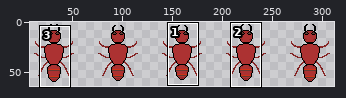
One commit to this sprite sheet: assets/Basic Ant Idle.png. Above: a wide view before the commit, with the close-up outlined.
Close-up. Before the commit:
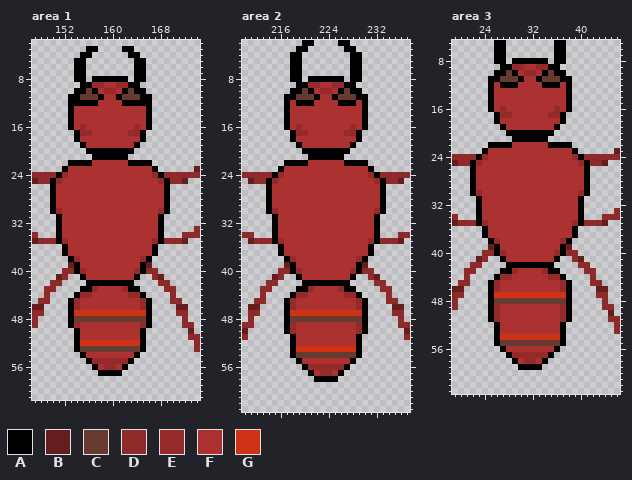
The file is 320x64 pixels. Shown: area 1: x 147..174, y 2..61; area 2: x 210..237, y 2..63; area 3: x 19..46, y 5..63. The wide view leaves out empty margins. The commit also changed other parts of the picture, which this record leaves out.
Palette (. is transparent): A #000000  B #651e1e  C #663931  D #8e2a2a  E #942a2a  F #ac3232  G #d03216
Pixels before, area 1, first column x 147:
 3 .........AA....AA...........
 4 ........AA......AA..........
 5 .......AA........AA.........
 6 .......AA........AA.........
 7 .......AA........AA.........
 8 .......AA.AAAAAA.AA.........
 9 ........AAEEFFEEAA..........
10 .......AACAFEEFACAA.........
11 ......AACCCAFFACCCAA........
12 ......AAAAAFFFFAAAAA........
13 ......AFFFFFFFFFFFFA........
14 ......AFFFFFFFFFFFFA........
15 ......AFFFFFFFFFFFFA........
16 ......AFEFFFFFFFFEFA........
17 .......AEEFFFFFFEEA.........
18 .......AFFFFFFFFFFA.........
19 ........AFFFFFFFFA..........
20 .........AAAAAAAA...........
21 ..........AAAAAA............
22 ......AAAAFFFFFFAAAA........
23 .....AFFFFFFFFFFFFFFA......B
24 DDDDAEFFFFFFFFFFFFFFEADDDDDD
25 BDDAEFFFFFFFFFFFFFFFFEADDB..
26 ...AFFFFFFFFFFFFFFFFFFA.....
27 ...AFFFFFFFFFFFFFFFFFFA.....
28 ...AFFFFFFFFFFFFFFFFFFA.....
29 ...AFFFFFFFFFFFFFFFFFFA.....
30 ...AEFFFFFFFFFFFFFFFFEA.....
31 ....AFFFFFFFFFFFFFFFFA......
32 ....AFFFFFFFFFFFFFFFFA......
33 ....AFFFFFFFFFFFFFFFFA.....D
34 D...AFFFFFFFFFFFFFFFFA...DDD
35 BDDDAEFFFFFFFFFFFFFFEADDDB..
36 .....AFFFFFFFFFFFFFFA.......
37 .....AFFFFFFFFFFFFFFA.......
38 ......AEFFFFFFFFFFEA........
39 ......BAFFFFFFFFFFAB........
40 .....DDAEFFFFFFFFEADD.......
41 ....BD..AFFFFFFFFA..DB......
42 ...DD....AAAAAAAA....DD.....
43 ..DD....AAEFFFFEAA....DD....
44 ..D....AEEFFFFFFEEA....D....
45 .DD...AEFFFFFFFFFFEA...DD...
46 BB....AEFFFFFFFFFFEA....BB..
47 DD....AGGGGGGGGGGGGA....DD..
48 D.....ACCCCCCCCCCCCA.....D..
49 D.....AEFFFFFFFFFFEA.....DD.
50 .......AFFFFFFFFFFA.......B.
51 .......AFFFFFFFFFFA.......DD
52 .......AGGGGGGGGGGA........D
53 .......ACCCCCCCCCCA........D
54 ........AFFFFFFFFA..........
55 .........AEEEEEEA...........
56 ..........AFEEFA............
57 ...........AAAA.............
Pixels before, area 2, first column x 210:
 2 ..........AA....AA..........
 3 .........AA......AA.........
 4 ........AA........AA........
 5 ........AA........AA........
 6 ........AA........AA........
 7 ........AA........AA........
 8 ........AA.AAAAAA.AA........
 9 .........AAEEFFEEAA.........
10 ........AACAFEEFACAA........
11 .......AACCCAFFACCCAA.......
12 .......AFAAAFFFFAAAFA.......
13 .......AFFFFFFFFFFFFA.......
14 .......AFFFFFFFFFFFFA.......
15 .......AFFFFFFFFFFFFA.......
16 .......AFEFFFFFFFFEFA.......
17 ........AEEFFFFFFEEA........
18 ........AFFFFFFFFFFA........
19 .........AFFFFFFFFA.........
20 ..........AAAAAAAA..........
21 ...........AAAAAA...........
22 .......AAAAFFFFFFAAAA.......
23 ......AFFFFFFFFFFFFFFA......
24 DDDDDAEFFFFFFFFFFFFFFEADDDDD
25 .BDDAEFFFFFFFFFFFFFFFFEADDB.
26 ....AFFFFFFFFFFFFFFFFFFA....
27 ....AFFFFFFFFFFFFFFFFFFA....
28 ....AFFFFFFFFFFFFFFFFFFA....
29 ....AFFFFFFFFFFFFFFFFFFA....
30 ....AEFFFFFFFFFFFFFFFFEA....
31 .....AFFFFFFFFFFFFFFFFA.....
32 .....AFFFFFFFFFFFFFFFFA.....
33 .....AFFFFFFFFFFFFFFFFA.....
34 DD...AFFFFFFFFFFFFFFFFA...DD
35 .BDDDAEFFFFFFFFFFFFFFEADDDB.
36 ......AFFFFFFFFFFFFFFA......
37 ......AFFFFFFFFFFFFFFA......
38 .......AEFFFFFFFFFFEA.......
39 .......BAFFFFFFFFFFAB.......
40 ......DDAEFFFFFFFFEADD......
41 .....BD..AFFFFFFFFA..DB.....
42 ....DD....AAAAAAAA....DD....
43 ...DD....AAEFFFFEAA....DD...
44 ...D....AEEFFFFFFEEA....D...
45 ..DD...AEFFFFFFFFFFEA...DD..
46 .BB....AEFFFFFFFFFFEA....BB.
47 .DD....AGGGGGGGGGGGGA....DD.
48 .D.....ACCCCCCCCCCCCA.....D.
49 DD.....AEFFFFFFFFFFEA.....DD
50 B......AEFFFFFFFFFFEA......B
51 D.......AFFFFFFFFFFA.......D
52 ........AFFFFFFFFFFA........
53 ........AGGGGGGGGGGA........
54 ........ACCCCCCCCCCA........
55 .........AFFFFFFFFA.........
56 ..........AEEEEEEA..........
57 ...........AFEEFA...........
58 ............AAAA............
Pixels before, area 3, first column x 19:
 5 .......AA........AA.........
 6 .......AA........AA.........
 7 .......AA........AA.........
 8 .......AA.AAAAAA.AA.........
 9 ........AAEEFFEEAA..........
10 .......AACAFEEFACAA.........
11 ......AACCCAFFACCCAA........
12 ......AFAAAFFFFAAAFA........
13 ......AFFFFFFFFFFFFA........
14 ......AFFFFFFFFFFFFA........
15 ......AFFFFFFFFFFFFA........
16 ......AFEFFFFFFFFEFA........
17 .......AEEFFFFFFEEA.........
18 .......AFFFFFFFFFFA.........
19 ........AFFFFFFFFA..........
20 .........AAAAAAAA...........
21 ..........AAAAAA............
22 ......AAAAFFFFFFAAAA........
23 .....AFFFFFFFFFFFFFFA......B
24 DDDDAEFFFFFFFFFFFFFFEADDDDDD
25 BDDAEFFFFFFFFFFFFFFFFEADDB..
26 ...AFFFFFFFFFFFFFFFFFFA.....
27 ...AFFFFFFFFFFFFFFFFFFA.....
28 ...AFFFFFFFFFFFFFFFFFFA.....
29 ...AFFFFFFFFFFFFFFFFFFA.....
30 ...AEFFFFFFFFFFFFFFFFEA.....
31 ....AFFFFFFFFFFFFFFFFA......
32 ....AFFFFFFFFFFFFFFFFA......
33 ....AFFFFFFFFFFFFFFFFA.....D
34 D...AFFFFFFFFFFFFFFFFA...DDD
35 BDDDAEFFFFFFFFFFFFFFEADDDB..
36 .....AFFFFFFFFFFFFFFA.......
37 .....AFFFFFFFFFFFFFFA.......
38 ......AEFFFFFFFFFFEA........
39 ......BAFFFFFFFFFFAB........
40 .....DDAEFFFFFFFFEADD.......
41 ....BD..AFFFFFFFFA..DB......
42 ...DD....AAAAAAAA....DD.....
43 ..DD....AAEFFFFEAA....DD....
44 ..D....AEEFFFFFFEEA....D....
45 .DD...AEFFFFFFFFFFEA...DD...
46 BB....AEFFFFFFFFFFEA....BB..
47 DD....AGGGGGGGGGGGGA....DD..
48 D.....ACCCCCCCCCCCCA.....D..
49 D.....AEFFFFFFFFFFEA.....DD.
50 ......AEFFFFFFFFFFEA......B.
51 ......AEFFFFFFFFFFEA......DD
52 .......AFFFFFFFFFFA........D
53 .......AFFFFFFFFFFA........D
54 .......AGGGGGGGGGGA.........
55 .......ACCCCCCCCCCA.........
56 ........AFFFFFFFFA..........
57 .........AEEEEEEA...........
58 ..........AFEEFA............
59 ...........AAAA.............
The result:
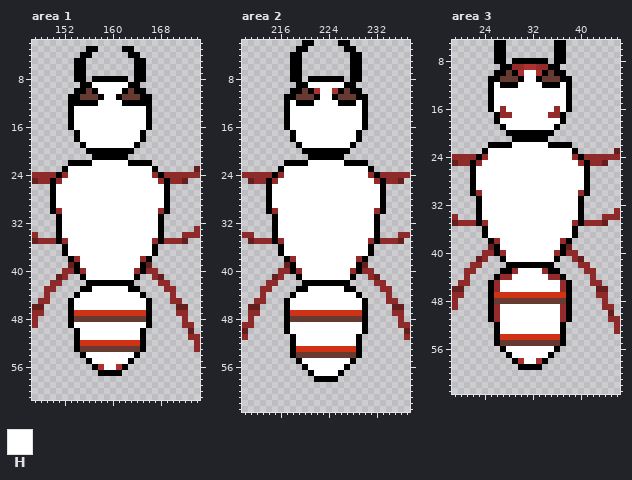
Colours new in this view: H #ffffff
The edit:
Area 1:
y 9: x 157..162 EEFFEE -> HHHHHH
y 10: x 158..161 FEEF -> HHHH
y 11: x 159..160 FF -> HH
y 12: x 158..161 FFFF -> HHHH
y 13..15: x 154..165 FFFFFFFFFFFF -> HHHHHHHHHHHH
y 16: x 154..165 FEFFFFFFFFEF -> HHHHHHHHHHHH
y 17: x 155..164 EEFFFFFFEE -> HHHHHHHHHH
y 18: x 155..164 FFFFFFFFFF -> HHHHHHHHHH
y 19: x 156..163 FFFFFFFF -> HHHHHHHH
y 22: x 157..162 FFFFFF -> HHHHHH
y 23..24: x 153..166 FFFFFFFFFFFFFF -> HHHHHHHHHHHHHH
y 25: x 152..167 FFFFFFFFFFFFFFFF -> HHHHHHHHHHHHHHHH
y 26..29: x 151..168 FFFFFFFFFFFFFFFFFF -> HHHHHHHHHHHHHHHHHH
y 30..34: x 152..167 FFFFFFFFFFFFFFFF -> HHHHHHHHHHHHHHHH
y 35..37: x 153..166 FFFFFFFFFFFFFF -> HHHHHHHHHHHHHH
y 38..39: x 155..164 FFFFFFFFFF -> HHHHHHHHHH
y 40..41: x 156..163 FFFFFFFF -> HHHHHHHH
y 43: x 157..162 EFFFFE -> HHHHHH
y 44: x 155..164 EEFFFFFFEE -> HHHHHHHHHH
y 45..46: x 154..165 EFFFFFFFFFFE -> HHHHHHHHHHHH
y 49: x 154..165 EFFFFFFFFFFE -> HHHHHHHHHHHH
y 50..51: x 155..164 FFFFFFFFFF -> HHHHHHHHHH
y 54: x 156..163 FFFFFFFF -> HHHHHHHH
y 55: x 157..162 EEEEEE -> HHHHHH
y 56: x 159..160 EE -> HH
Area 2:
y 9: x 221..226 EEFFEE -> HHHHHH
y 10: x 223..224 EE -> HH
y 11: x 223..224 FF -> HH
y 12: x 218 F -> H; x 222..225 FFFF -> HHHH; x 229 F -> H
y 13..15: x 218..229 FFFFFFFFFFFF -> HHHHHHHHHHHH
y 16: x 218..229 FEFFFFFFFFEF -> HHHHHHHHHHHH
y 17: x 219..228 EEFFFFFFEE -> HHHHHHHHHH
y 18: x 219..228 FFFFFFFFFF -> HHHHHHHHHH
y 19: x 220..227 FFFFFFFF -> HHHHHHHH
y 22: x 221..226 FFFFFF -> HHHHHH
y 23..24: x 217..230 FFFFFFFFFFFFFF -> HHHHHHHHHHHHHH
y 25: x 216..231 FFFFFFFFFFFFFFFF -> HHHHHHHHHHHHHHHH
y 26..29: x 215..232 FFFFFFFFFFFFFFFFFF -> HHHHHHHHHHHHHHHHHH
y 30..34: x 216..231 FFFFFFFFFFFFFFFF -> HHHHHHHHHHHHHHHH
y 35..37: x 217..230 FFFFFFFFFFFFFF -> HHHHHHHHHHHHHH
y 38..39: x 219..228 FFFFFFFFFF -> HHHHHHHHHH
y 40..41: x 220..227 FFFFFFFF -> HHHHHHHH
y 43: x 221..226 EFFFFE -> HHHHHH
y 44: x 219..228 EEFFFFFFEE -> HHHHHHHHHH
y 45..46: x 218..229 EFFFFFFFFFFE -> HHHHHHHHHHHH
y 49..50: x 218..229 EFFFFFFFFFFE -> HHHHHHHHHHHH
y 51..52: x 219..228 FFFFFFFFFF -> HHHHHHHHHH
y 55: x 220..227 FFFFFFFF -> HHHHHHHH
y 56: x 221..226 EEEEEE -> HHHHHH
y 57: x 222..225 FEEF -> HHHH
Area 3:
y 10: x 31..32 EE -> HH
y 11: x 31..32 FF -> HH
y 12: x 26 F -> H; x 30..33 FFFF -> HHHH; x 37 F -> H
y 13..15: x 26..37 FFFFFFFFFFFF -> HHHHHHHHHHHH
y 16: x 26 F -> H; x 28..35 FFFFFFFF -> HHHHHHHH; x 37 F -> H
y 17: x 29..34 FFFFFF -> HHHHHH
y 18: x 27..36 FFFFFFFFFF -> HHHHHHHHHH
y 19: x 28..35 FFFFFFFF -> HHHHHHHH
y 22: x 29..34 FFFFFF -> HHHHHH
y 23..24: x 25..38 FFFFFFFFFFFFFF -> HHHHHHHHHHHHHH
y 25: x 24..39 FFFFFFFFFFFFFFFF -> HHHHHHHHHHHHHHHH
y 26..29: x 23..40 FFFFFFFFFFFFFFFFFF -> HHHHHHHHHHHHHHHHHH
y 30..34: x 24..39 FFFFFFFFFFFFFFFF -> HHHHHHHHHHHHHHHH
y 35..37: x 25..38 FFFFFFFFFFFFFF -> HHHHHHHHHHHHHH
y 38..39: x 27..36 FFFFFFFFFF -> HHHHHHHHHH
y 40..41: x 28..35 FFFFFFFF -> HHHHHHHH
y 43: x 30..33 FFFF -> HHHH
y 44: x 29..34 FFFFFF -> HHHHHH
y 45..46: x 27..36 FFFFFFFFFF -> HHHHHHHHHH
y 49..53: x 27..36 FFFFFFFFFF -> HHHHHHHHHH
y 56: x 28..35 FFFFFFFF -> HHHHHHHH
y 57: x 29..34 EEEEEE -> HHHHHH
y 58: x 31..32 EE -> HH
Boxes around the changes in both close-ups, in picture pixels (x1, y1, x2, y2):
changed: (56, 82, 164, 370)
changed: (272, 82, 380, 376)
changed: (476, 70, 584, 364)
